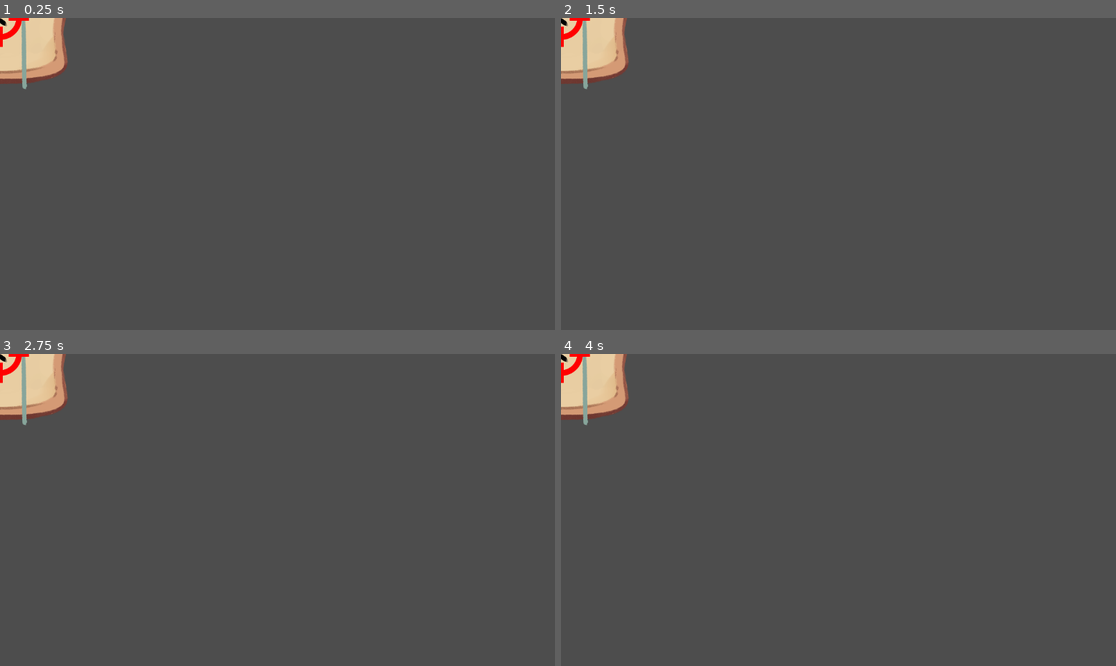
Above: before the commit, frames 1-4 (two rows, left to right).
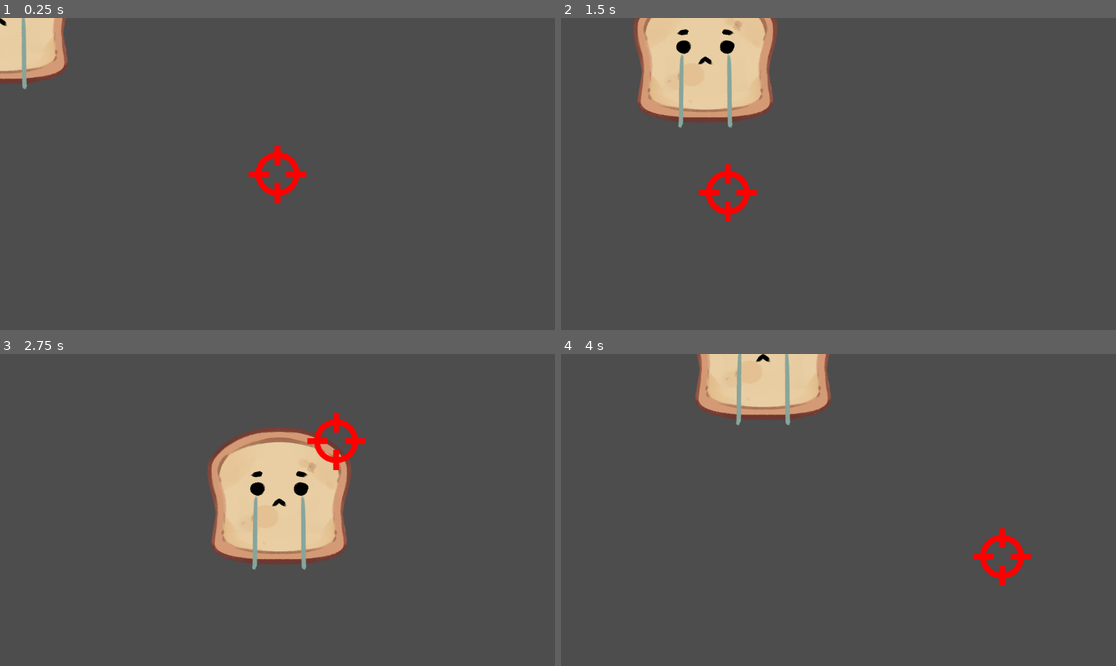
Above: after the commit, the same moments.

Repository: BenjaminSundvall/fall-game-jam-2023
Game: Godot game, scene res://Scene/test.tscn
Same seed, same stepped clock (60 frames per second), same inputs: the game is played once before the commit and once after it.
Inputs (mouse positions are in pixels of both pictures, inside the frame that each line leads up to):
- Up to frame 1 (0.25 s): no input
- Up to frame 2 (1.5 s): tap Enter at 0.5 s; move the mouse to (960, 158) at 0.52 s; hold D (MoveRight) 0.53-1.28 s; click (960, 158) at 0.6 s; move the mouse to (727, 189) at 1.27 s; hold S (MoveDown) from 1.28 s (still down); tap E (Interact) at 1.35 s
- Up to frame 3 (2.75 s): move the mouse to (333, 441) at 2.02 s; release S (MoveDown) at 2.03 s; hold D (MoveRight) from 2.03 s (still down); click (333, 441) at 2.1 s
- Up to frame 4 (4 s): move the mouse to (810, 572) at 2.77 s; release D (MoveRight) at 2.78 s; hold W (MoveUp) 2.78-3.53 s; tap E (Interact) at 2.85 s; move the mouse to (1005, 556) at 3.52 s; hold A (MoveLeft) from 3.53 s (still down); click (1005, 556) at 3.6 s

The runs differ from the first frame. In frame 1, 0.8% of the frame differs, in the area x 0-56%, y 0-60%; in frame 2, 11%; in frame 3, 13%, in the area x 0-66%, y 0-70%; in frame 4, 7.8%.

Commit message:
Added weapons and bullets

Diff:
--- a/godot/Bullet/bullet.gd
+++ b/godot/Bullet/bullet.gd
@@ -19,8 +19,10 @@
 
 func _on_body_entered(body):
 	if(body.is_in_group("players")):
+		queue_free()
 		pass
 	elif(body.is_in_group("enemies")):
 		body.take_damage(damage)
+		queue_free()
 	else:
 		pass
--- a/godot/Bullet/bullet.tscn
+++ b/godot/Bullet/bullet.tscn
@@ -1,11 +1,11 @@
 [gd_scene load_steps=3 format=3 uid="uid://5fvupghx4bnt"]
 
-[ext_resource type="Script" path="res://Bullet/bullet.gd" id="1_t1j67"]
+[ext_resource type="Script" path="res://Bullet/Bullet.gd" id="1_v7vio"]
 
 [sub_resource type="CircleShape2D" id="CircleShape2D_hnupr"]
 
-[node name="bullet" type="Area2D"]
-script = ExtResource("1_t1j67")
+[node name="Bullet" type="Area2D"]
+script = ExtResource("1_v7vio")
 
 [node name="Sprite2D" type="Sprite2D" parent="."]
 
--- a/godot/Enemy/EnemyHandler.tscn
+++ b/godot/Enemy/EnemyHandler.tscn
@@ -1,6 +1,6 @@
 [gd_scene load_steps=2 format=3 uid="uid://djqcpmmybus6q"]
 
-[ext_resource type="Script" path="res://Enemy/enemy_handler.gd" id="1_eta4n"]
+[ext_resource type="Script" path="res://Enemy/EnemyHandler.gd" id="1_w8jwu"]
 
-[node name="enemy_handler" type="Node"]
-script = ExtResource("1_eta4n")
+[node name="EnemyHandler" type="Node"]
+script = ExtResource("1_w8jwu")
--- a/godot/Player/Player.tscn
+++ b/godot/Player/Player.tscn
@@ -1,8 +1,8 @@
 [gd_scene load_steps=5 format=3 uid="uid://r0sypiaqn3rn"]
 
-[ext_resource type="Script" path="res://PlayerMovement.gd" id="1_77d6x"]
+[ext_resource type="Script" path="res://Player/PlayerMovement.gd" id="1_77d6x"]
 [ext_resource type="Texture2D" uid="uid://dj5yj30o4evjx" path="res://bread.png" id="2_pop41"]
-[ext_resource type="Shape2D" uid="uid://b7s20s7oa4w0f" path="res://player_hitbox.tres" id="3_mbyf4"]
+[ext_resource type="Shape2D" uid="uid://b7s20s7oa4w0f" path="res://Player/player_hitbox.tres" id="3_mbyf4"]
 [ext_resource type="Texture2D" uid="uid://dj1xvry3du8wp" path="res://crosshair.png" id="4_pjc6w"]
 
 [node name="Player" type="CharacterBody2D"]
--- /dev/null
+++ b/godot/Weapon/Pistol.gd
@@ -0,0 +1,16 @@
+extends Weapon
+
+
+# Called when the node enters the scene tree for the first time.
+func _ready():
+	pass # Replace with function body.
+
+
+# Called every frame. 'delta' is the elapsed time since the previous frame.
+func _process(delta):
+	pass
+
+func attack(direction):
+	var bullet = Bullet.instantiate()
+	bullet.global_position = bullet.get_parent().global_position
+	bullet.direction = direction
--- /dev/null
+++ b/godot/Weapon/Weapon.gd
@@ -0,0 +1,18 @@
+extends Node
+class_name Weapon
+
+var bullet_damage
+@export var Bullet:PackedScene
+
+# Called when the node enters the scene tree for the first time.
+func _ready():
+
+	pass # Replace with function body.
+
+
+# Called every frame. 'delta' is the elapsed time since the previous frame.
+func _process(delta):
+	pass
+
+func attack(direction):
+	pass
--- /dev/null
+++ b/godot/Weapon/Weapon.tscn
@@ -0,0 +1,6 @@
+[gd_scene load_steps=2 format=3 uid="uid://dvumbit0kpsy"]
+
+[ext_resource type="Script" path="res://Weapon/Weapon.gd" id="1_fi6oe"]
+
+[node name="Weapon" type="Node"]
+script = ExtResource("1_fi6oe")
